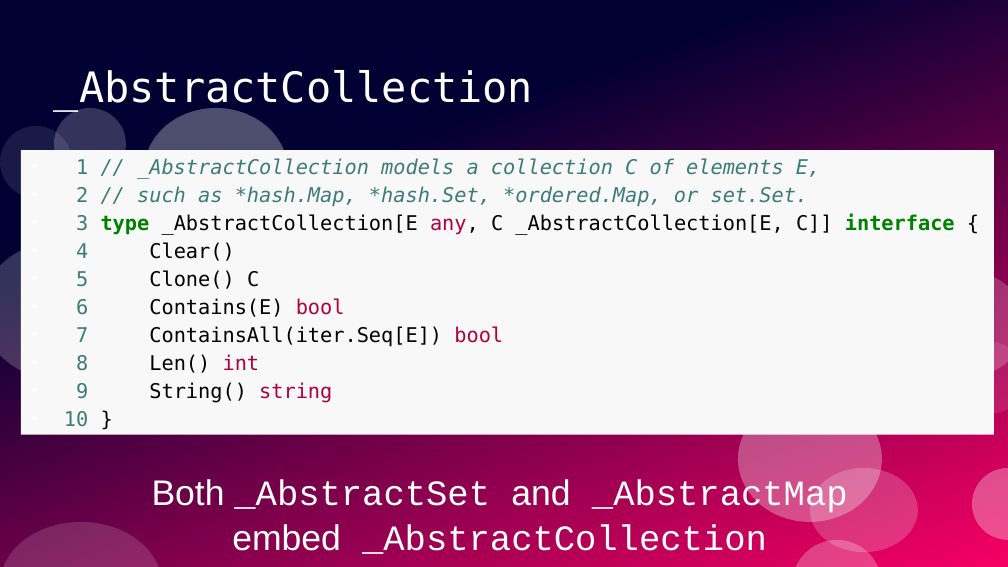
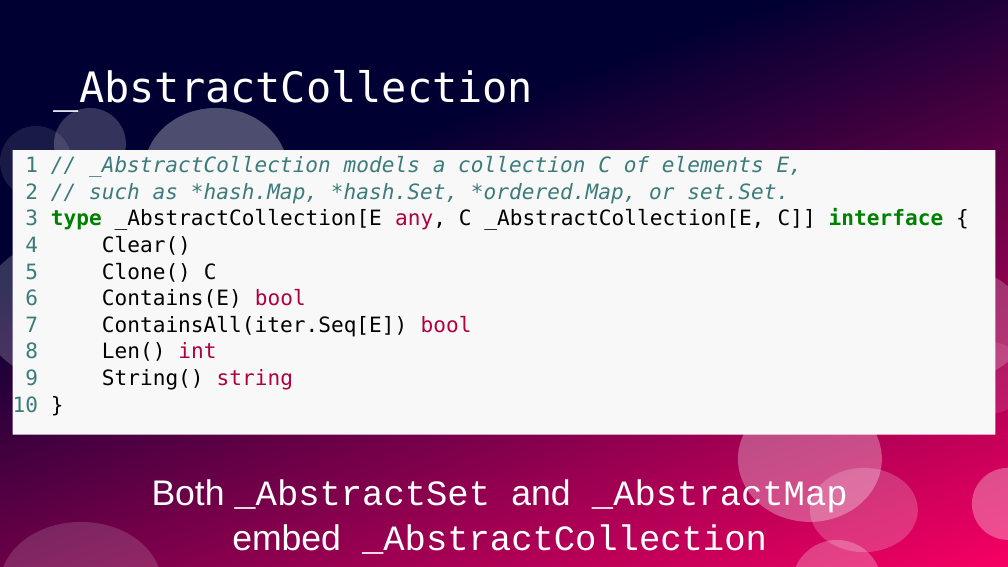
Before and after one commit to ramalho/sets-in-go, a slide deck: slide 40 of sets-in-go.odp (slide 39 before the commit). Drawn at 1008x567 pixels with LibreOffice and Linux fonts; fonts in the diff are those of the drawing. Boxes give left, top, right and bottom in pixels: in the first picture for what was removed or moved away, otherwise in the second. Text is boxed around its words. In the diff, an @@ line names an element or a change of style, - is before the commit and + after.

```diff
--- a/sets-in-go.odp
+++ b/sets-in-go.odp
@@ text "1 // _AbstractCollection models a ...": place and size @@
-text "1 // _AbstractCollection models a ..." at [21,150,994,434]
+text "1 // _AbstractCollection models a ..." at [13,150,996,434]
@@ text "1 // _AbstractCollection models a ..." at [13,150,996,434]: size 16 to 16.6 pt; bullet ● to none; line spacing 1.15 to 1.05 @@
```
Also in this commit, not shown: 9 other slides changed, 1 slide added, 2 other files.
